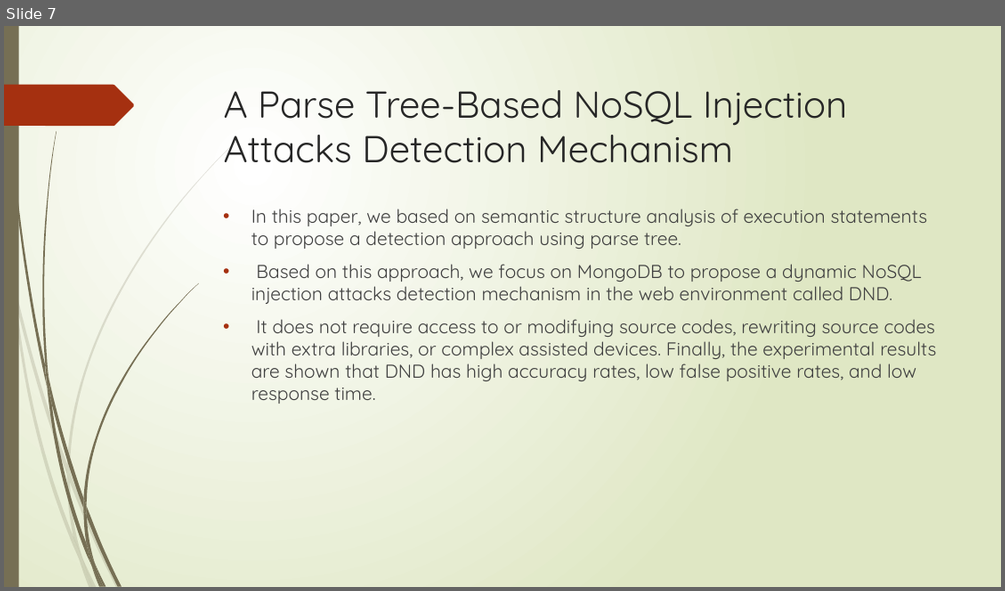
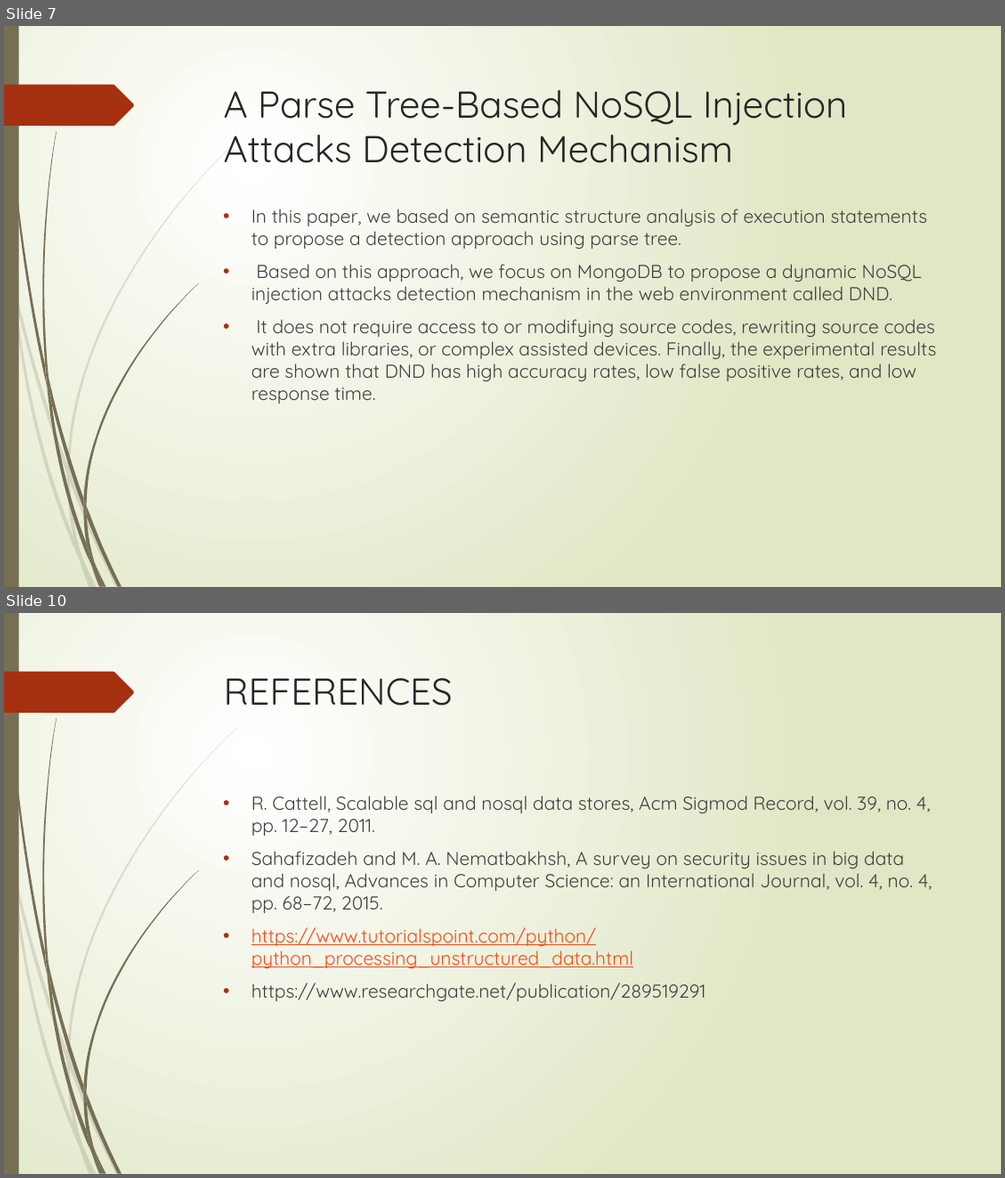
Before and after one commit to mca-projects-2019/Framework-for-bigdata-storage-and-security-using-MongoDb, a slide deck: Project PPT.pptx. Shown one above the other, each under a label of ours: slide 7 before the commit, slides 7 and 10 after it; the slides between them are not shown. The pictures are 1005x591 and 1005x1178 pixels, drawn with LibreOffice and Linux fonts; fonts in the diff are those of the drawing. Boxes give left, top, right and bottom in pixels: in the first picture for what was removed or moved away, otherwise in the second. Text is boxed around its words. In the diff, an @@ line names an element or a change of style, - is before the commit and + after.

```diff
--- a/Project PPT.pptx
+++ b/Project PPT.pptx
@@ slide 10 added at (4,613,1001,1174), background gradient #FFFFFF to #DFE8C4; not listed: 24 template elements that a slide beside it also shows @@
@@ title added at (224,678,453,706), 36 pt, text #262626 @@
+REFERENCES
@@ text added at (251,795,932,1001), 18 pt, text #404040 @@
+• R. Cattell, Scalable sql and nosql data stores, Acm Sigmod Record, vol. 39, no. 4, pp. 12–27, 2011.
+• Sahaﬁzadeh and M. A. Nematbakhsh, A survey on security issues in big data and nosql, Advances in Computer Science: an International Journal, vol. 4, no. 4, pp. 68–72, 2015.
+• https://www.tutorialspoint.com/python/python_processing_unstructured_data.html
+• https://www.researchgate.net/publication/289519291
```
Also in this commit, not shown: 2 other slides added.
